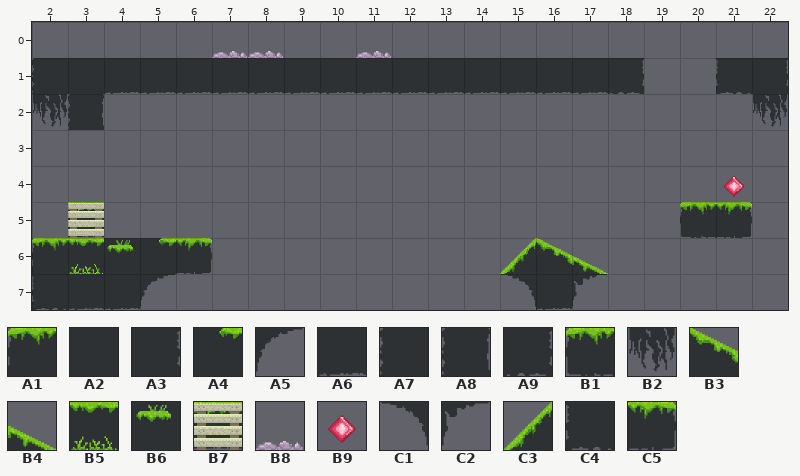
One commit to this Tiled map: android/assets/maps/mapGravity.tmx. That is the earlier state.
Cells are 64x64 px. Shown: x 2..22, y 0..7.
Key: from "MyTiles_64x64": A1 2, A2 4, A3 5, A4 7, A5 8, A6 9, A7 15, A8 16, A9 18, B1 21, B2 23, B3 24, B4 25, B5 26, B6 27, B7 45, B8 46, B9 50, C1 54, C2 55, C3 56, C4 58, C5 62.
__ is an empty cell.
Layer "map" before, first column x 2:
0 __ __ __ __ __ B8 B8 __ __ B8 __ __ __ __ __ __ __ __ __ __ __
1 A7 A2 A6 A6 A6 A6 A6 A6 A6 A6 A6 A6 A6 A6 A6 A6 A9 __ __ C4 A3
2 B2 A8 __ __ __ __ __ __ __ __ __ __ __ __ __ __ __ __ __ __ B2
3 __ __ __ __ __ __ __ __ __ __ __ __ __ __ __ __ __ __ __ __ __
4 __ __ __ __ __ __ __ __ __ __ __ __ __ __ __ __ __ __ __ B9 __
5 __ B7 __ __ __ __ __ __ __ __ __ __ __ __ __ __ __ __ B1 C5 __
6 A1 B5 B6 A4 C5 __ __ __ __ __ __ __ __ C3 B3 B4 __ __ __ __ __
7 C4 A6 A6 A5 __ __ __ __ __ __ __ __ __ C1 A6 C2 __ __ __ __ __
The same view after the edit:
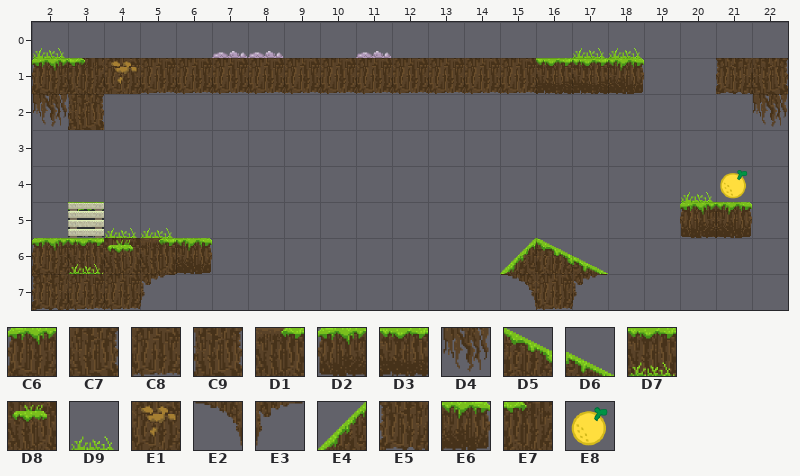
Further tiles: from "Tiles_64x64": C6 2, C7 5, C8 9, C9 17, D1 19, D2 21, D3 22, D4 23, D5 24, D6 25, D7 26, D8 27, D9 28, E1 49, E2 54, E3 55, E4 56, E5 58, E6 62, E7 63; from "endTile": E8 0.
Edits made:
Layer "map":
Tile A1 becomes tile C6 in row 6 at x 2.
Tile A7 becomes tile C6 in row 1 at x 2.
Tile A3 becomes tile C7 in row 1 at x 22.
Tile A6 becomes tile C8 in row 1 at x 5 to 15; in row 7 at x 3 to 4 and 16.
Tile A8 becomes tile C9 in row 2 at x 3.
Tile A4 becomes tile D1 in row 6 at x 5.
Tile B1 becomes tile D2 in row 5 at x 20.
Tile A6 becomes tile D3 in row 1 at x 16 to 17.
Tile B2 becomes tile D4 in row 2 at x 2 and 22.
Tile B3 becomes tile D5 in row 6 at x 16.
Tile B4 becomes tile D6 in row 6 at x 17.
Tile B5 becomes tile D7 in row 6 at x 3.
Tile B6 becomes tile D8 in row 6 at x 4.
The author put tile D9 in row 0 at x 2 and 17 to 18; in row 4 at x 20; in row 5 at x 4 to 5.
Tile A6 becomes tile E1 in row 1 at x 4.
Tile C1 becomes tile E2 in row 7 at x 15.
Tile A5 becomes tile E3 in row 7 at x 5.
Tile C2 becomes tile E3 in row 7 at x 17.
Tile C3 becomes tile E4 in row 6 at x 15.
Tile C4 becomes tile E5 in row 1 at x 21; in row 7 at x 2.
Tile A9 becomes tile E6 in row 1 at x 18.
Tile C5 becomes tile E6 in row 5 at x 21; in row 6 at x 6.
Tile A2 becomes tile E7 in row 1 at x 3.
Tile B9 becomes tile E8 in row 4 at x 21.
Boxes around the changes in both pictures, in picture pixels (x1, y1, x2, y2):
changed: (32, 48, 644, 130)
changed: (716, 58, 788, 127)
changed: (680, 170, 752, 238)
changed: (32, 228, 212, 310)
changed: (501, 242, 607, 310)
